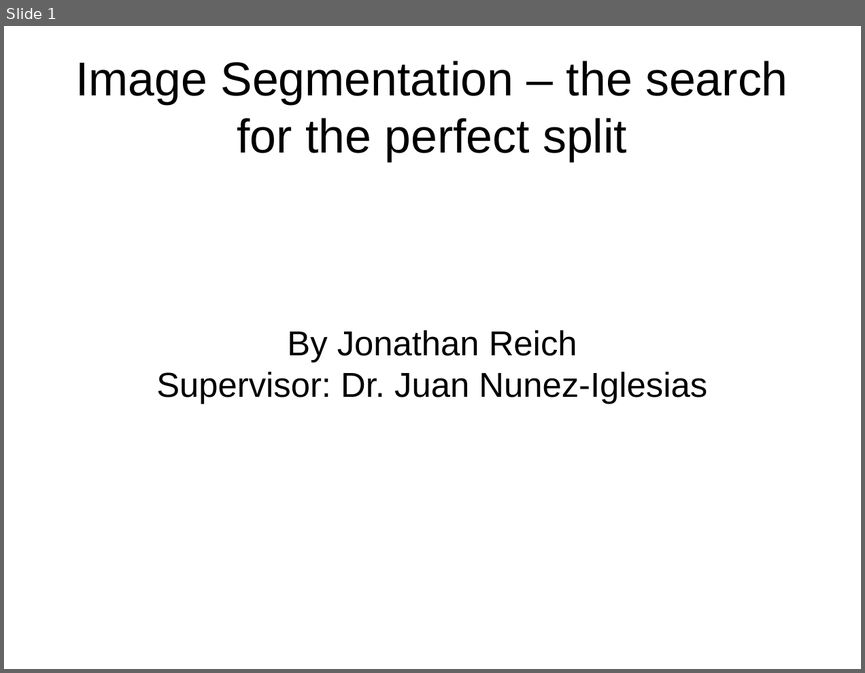
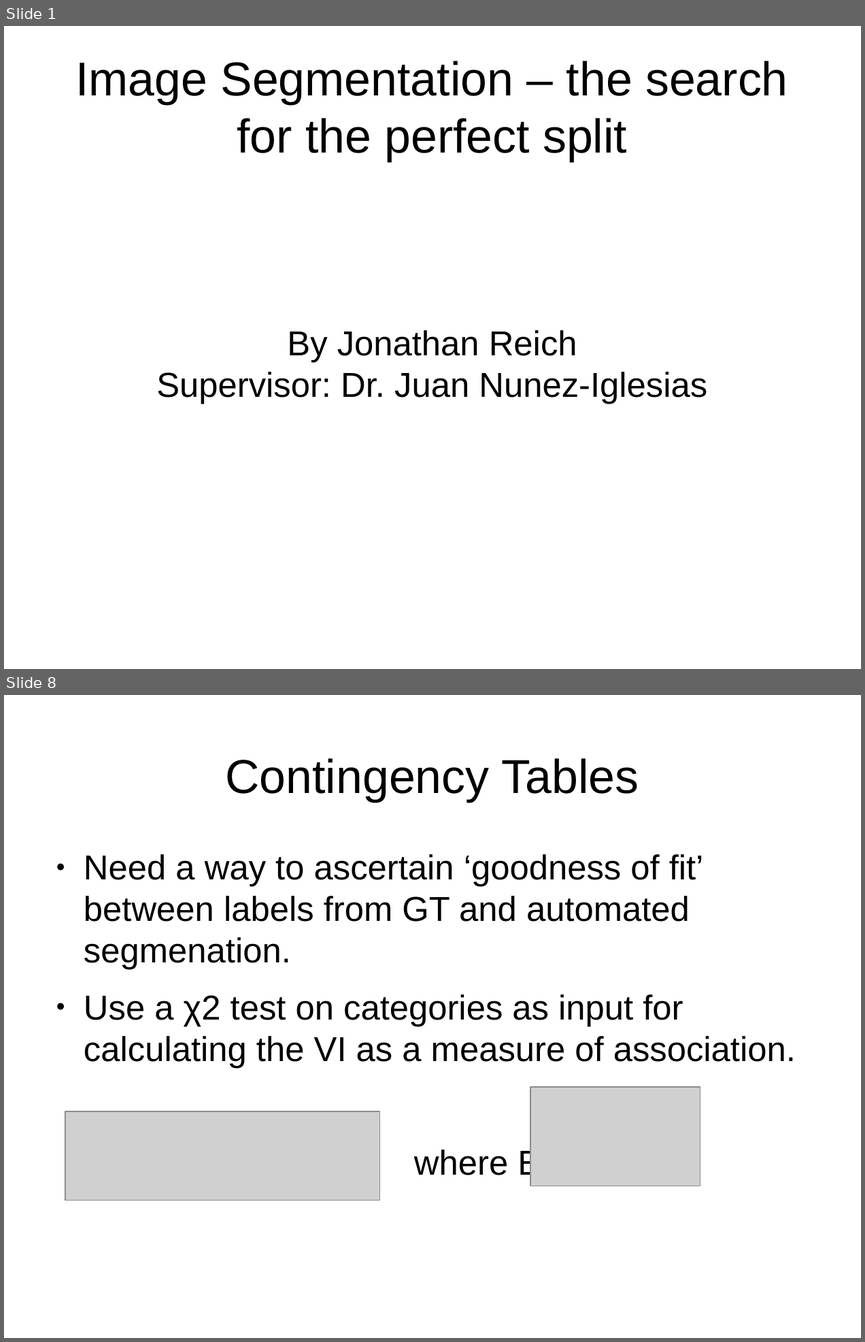
Before and after one commit to JohnnyTeutonic/view_all, a slide deck: Segmentation_Presentation.odp. Shown one above the other, each under a label of ours: slide 1 before the commit, slides 1 and 8 after it; the slides between them are not shown. The pictures are 865x673 and 865x1342 pixels, drawn with LibreOffice and Linux fonts; fonts in the diff are those of the drawing; grey boxes stand for pictures. Boxes give left, top, right and bottom in pixels: in the first picture for what was removed or moved away, otherwise in the second. Text is boxed around its words. In the diff, an @@ line names an element or a change of style, - is before the commit and + after.

```diff
--- a/Segmentation_Presentation.odp
+++ b/Segmentation_Presentation.odp
@@ slide 8 added at (x1=4, y1=695, x2=861, y2=1338), background #FFFFFF @@
@@ title added at (x1=226, y1=758, x2=639, y2=802), 44 pt, text #000000 @@
+Contingency Tables
@@ text added at (x1=84, y1=854, x2=796, y2=1181), 32 pt, text #000000 @@
+● Need a way to ascertain ‘goodness of fit’ between labels from GT and automated segmenation.
+● Use a χ2 test on categories as input for calculating the VI as a measure of association.
+                where Eij =
@@ picture added at (x1=530, y1=1087, x2=700, y2=1185) @@
@@ picture added at (x1=65, y1=1111, x2=379, y2=1200) @@
```
Also in this commit, not shown: 8 other slides added, 2 slides removed.
